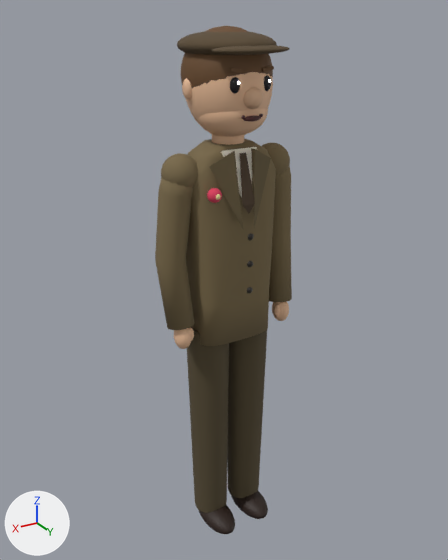
Two versions of the FBX model Assets/Game/Resources/Models/People/thomas.fbx, one commit apart.
Both versions are drawn from a 50 mm lens placed at (1.003, 1.648, 1.813), pointed at (-0.004, -0.031, 0.974). The axes (+X, +Y, +Z) are drawn at lower left. The lights are the same throughout. The picture after the commit comes second. Where no turn or scale is listed for an object, it has been applied to the vertices.

The older version as bpy lines, for what is in view:
```python
ob_body = bpy.data.objects.new('Body', me_body)
ob_body.location = (0.0, 0.0, 0.95)
ob_eyer = bpy.data.objects.new('EyeR', me_eyer)
ob_eyer.location = (-0.052, 0.123, 1.629)
ob_handl = bpy.data.objects.new('HandL', me_handl)
ob_handl.location = (0.196, 0.04, 0.845)
ob_handr = bpy.data.objects.new('HandR', me_handr)
ob_handr.location = (-0.196, 0.04, 0.845)
ob_hat = bpy.data.objects.new('Hat', me_hat)
ob_hat.location = (0.0, 0.0, 0.0)
ob_head = bpy.data.objects.new('Head', me_head)
ob_head.location = (0.0, 0.0, 1.45)
```
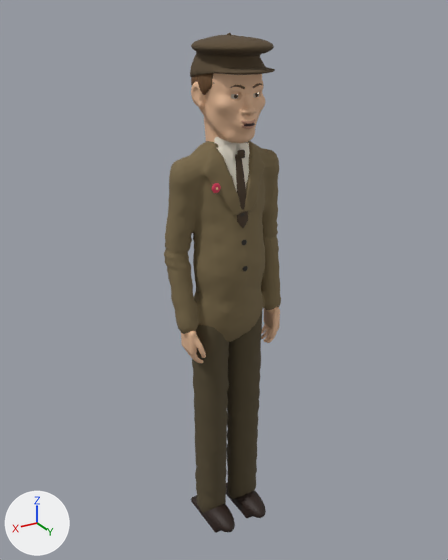
What changed in the scene script:
```text
Change me_handr:
    remove me_handr.from_pydata(...)  # 628 vertices, 672 faces; spans x -0.028..0.034, y -0.035..0.035, z -0.045..0.045
    add me_handr.from_pydata(...)  # 1252 vertices, 2500 faces; spans x -0.026..0.0381, y -0.04..0.0586, z -0.0874..0.101
    me_handr part 3: the loose piece of 314 vertices spanning x -0.028..0.028, y -0.035..0.035, z -0.045..0.045 is rebuilt with 1252 vertices and now spans x -0.026..0.0381, y -0.04..0.0586, z -0.0874..0.101
    me_handr part 4: the loose piece of 314 vertices spanning x 0.01..0.034, y 0.0..0.024, z -0.02..0.03 is deleted
Change me_body:
    remove me_body.from_pydata(...)  # 3284 vertices, 3400 faces; spans x -0.254..0.254, y -0.102..0.15, z -0.955..0.5
    add me_body.from_pydata(...)  # 9869 vertices, 18798 faces; spans x -0.214..0.215, y -0.1..0.15, z -0.95..0.544
    me_body part 12: the loose piece of 314 vertices spanning x -0.13..-0.02, y -0.07..0.15, z -0.955..-0.875 is rebuilt with 302 vertices and now spans x -0.116..-0.025, y -0.1..0.15, z -0.95..-0.872
    me_body part 13: the loose piece of 314 vertices spanning x 0.02..0.13, y -0.07..0.15, z -0.955..-0.875 is rebuilt with 302 vertices and now spans x 0.025..0.115, y -0.1..0.15, z -0.95..-0.872
    me_body part 14: the loose piece of 280 vertices spanning x -0.156..0.156, y -0.102..0.103, z -0.15..0.5 is rebuilt with 5998 vertices and now spans x -0.214..0.215, y -0.095..0.109, z -0.188..0.506
    me_body part 15: the loose piece of 24 vertices spanning x -0.155..-0.005, y -0.075..0.075, z -0.89..-0.11 is rebuilt with 1285 vertices and now spans x -0.134..0.135, y -0.066..0.066, z -0.918..-0.041
    me_body part 16: 6 loose pieces with 1594 vertices, spanning x -0.011..0.155, y -0.075..0.141, z -0.89..0.392, are deleted
    me_body part 17: 758 vertices removed from x -0.254..0.254, y -0.06..0.125, z -0.078..0.49; 1668 vertices added at x -0.065..0.099, y -0.091..0.109, z 0.106..0.544
    other edits to the shape of me_body do not show in these pictures
    remove me_body.materials.append(mat_cloth_675a3e)  # brown #675a3e
Change me_handl:
    remove me_handl.from_pydata(...)  # 628 vertices, 672 faces; spans x -0.034..0.028, y -0.035..0.035, z -0.045..0.045
    add me_handl.from_pydata(...)  # 1252 vertices, 2500 faces; spans x -0.0381..0.0261, y -0.04..0.0585, z -0.0873..0.101
    me_handl part 11: the loose piece of 314 vertices spanning x -0.028..0.028, y -0.035..0.035, z -0.045..0.045 is rebuilt with 1252 vertices and now spans x -0.0381..0.0261, y -0.04..0.0585, z -0.0873..0.101
    other edits to the shape of me_handl do not show in these pictures
Change me_hat:
    remove me_hat.from_pydata(...)  # 628 vertices, 672 faces; spans x -0.143..0.143, y -0.163..0.183, z 1.689..1.769
    add me_hat.from_pydata(...)  # 2066 vertices, 3836 faces; spans x -0.113..0.113, y -0.138..0.161, z 1.63..1.761
    me_hat part 1: the loose piece of 314 vertices spanning x -0.143..0.143, y -0.163..0.143, z 1.689..1.769 is rebuilt with 1752 vertices and now spans x -0.113..0.113, y -0.138..0.161, z 1.63..1.756
    me_hat part 2: the loose piece of 314 vertices spanning x -0.124..0.124, y 0.063..0.183, z 1.709..1.733 is deleted
    other edits to the shape of me_hat do not show in these pictures
Change me_head:
    remove me_head.from_pydata(...)  # 2420 vertices, 2558 faces; spans x -0.146..0.146, y -0.152..0.164, z -0.04..0.331
    add me_head.from_pydata(...)  # 10105 vertices, 20000 faces; spans x -0.108..0.108, y -0.135..0.135, z -0.073..0.292
    me_head part 5: the loose piece of 610 vertices spanning x -0.13..0.13, y -0.136..0.136, z 0.012..0.322 is rebuilt with 7103 vertices and now spans x -0.108..0.108, y -0.125..0.135, z -0.073..0.289
    me_head part 6: the loose piece of 422 vertices spanning x -0.135..0.135, y -0.152..0.132, z 0.064..0.331 is rebuilt with 3002 vertices and now spans x -0.098..0.098, y -0.135..0.103, z 0.086..0.292
    me_head part 7: the loose piece of 422 vertices spanning x -0.111..0.111, y -0.095..0.128, z 0.02..0.175 is deleted
    me_head part 8: the loose piece of 314 vertices spanning x 0.11..0.146, y -0.032..0.012, z 0.13..0.194 is deleted
    me_head part 9: the loose piece of 314 vertices spanning x -0.03..0.03, y 0.104..0.164, z 0.113..0.173 is deleted
    me_head part 10: the loose piece of 24 vertices spanning x -0.05..0.05, y -0.05..0.05, z -0.04..0.082 is deleted
    other edits to the shape of me_head do not show in these pictures
    remove me_head.materials.append(mat_skin_deb491)  # beige #deb491
    add me_head.materials.append(mat_skin_ca987f)  # brown #ca987f
Change ob_handr:
    ob_handr.location: (-0.196, 0.04, 0.845) -> (-0.167, 0.028, 0.815)
Change ob_eyer:
    ob_eyer.location: (-0.052, 0.123, 1.629) -> (-0.036, 0.089, 1.597)
Change ob_handl:
    ob_handl.location: (0.196, 0.04, 0.845) -> (0.167, 0.028, 0.815)
```

What differs and where, as boxes [x1, y1, x2, y2] in the pictures (448 x 560 px):
'Body', reshaped (14% narrower): before [155, 139, 292, 534]; after [164, 137, 281, 533]
'Head', reshaped: before [181, 26, 273, 145]; after [191, 73, 265, 143]
'Hat', reshaped: before [177, 32, 290, 55]; after [190, 33, 275, 77]
'HandR', reshaped, moved: before [272, 301, 289, 321]; after [261, 307, 280, 343]
'HandL', reshaped, moved: before [174, 327, 194, 349]; after [181, 331, 206, 363]
'EyeR', moved: before [264, 75, 271, 91]; after [253, 93, 259, 98]
part 1 of me_hat, rebuilt: before [177, 32, 277, 55]; after [190, 35, 275, 77]
part 2 of me_hat, deleted (brown): before [211, 45, 290, 55]
part 3 of me_handr, rebuilt: before [272, 301, 289, 321]; after [261, 307, 280, 343]
part 4 of me_handr, deleted: before [274, 304, 280, 317]
part 5 of me_head, rebuilt: before [186, 72, 273, 137]; after [191, 73, 265, 143]
part 6 of me_head, rebuilt: before [181, 26, 273, 88]; after [191, 73, 214, 95]
part 7 of me_head, deleted (beige): before [198, 108, 268, 136]
part 8 of me_head, deleted: before [182, 78, 192, 100]
part 9 of me_head, deleted: before [243, 87, 263, 109]
part 10 of me_head, deleted: before [212, 134, 244, 145]
part 11 of me_handl, rebuilt: before [174, 328, 192, 349]; after [181, 331, 206, 363]
part 12 of me_body, rebuilt: before [231, 491, 268, 519]; after [226, 482, 266, 518]
part 13 of me_body, rebuilt: before [198, 505, 235, 534]; after [191, 495, 235, 533]
part 14 of me_body, rebuilt (30% wider): before [186, 139, 276, 346]; after [164, 141, 281, 342]
part 15 of me_body, rebuilt (73% wider, 20% taller): before [227, 330, 267, 498]; after [192, 312, 262, 513]
part 16 of me_body, deleted: before [187, 188, 254, 513]
part 17 of me_body, cut back: before [155, 143, 292, 330]; after [212, 137, 250, 271]
